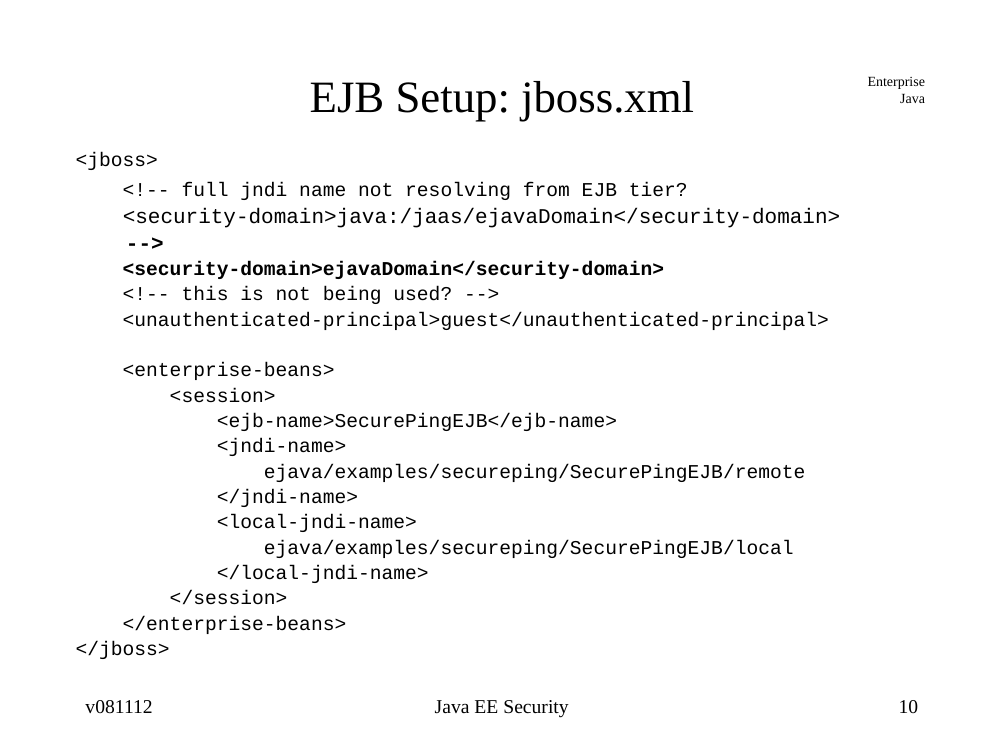
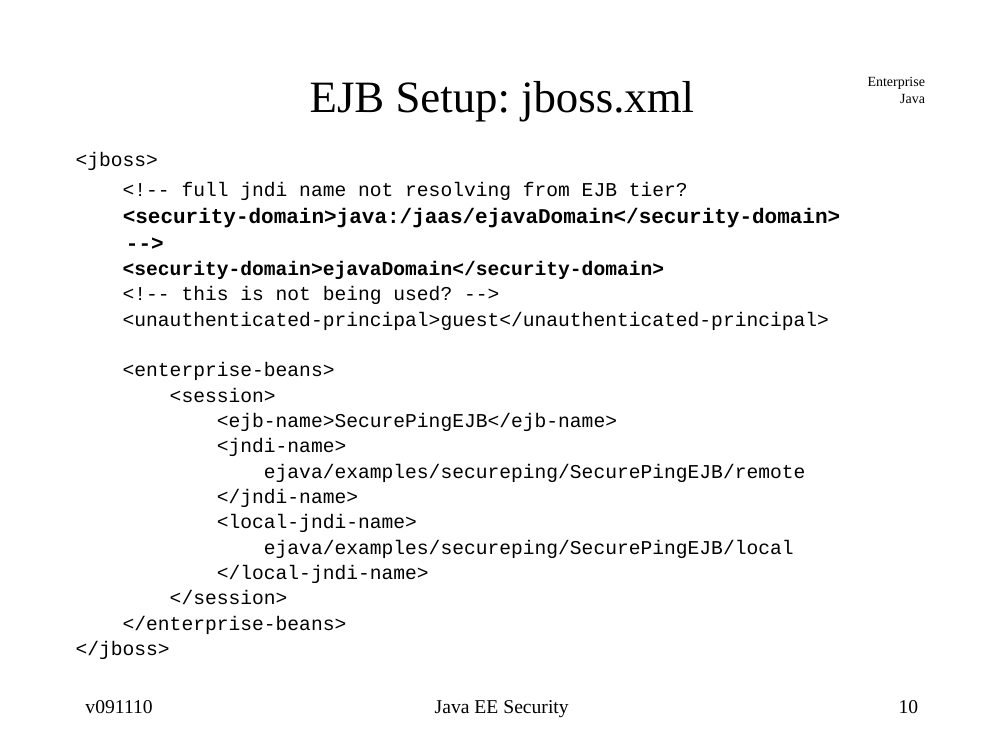
Before and after one commit to jcstaff/ejava-javaee, a slide deck: slide 10 of securePing/src/site/resources/lectures/javaeeSecurity.ppt. Drawn at 1008x756 pixels with LibreOffice and Linux fonts; fonts in the diff are those of the drawing. Boxes give left, top, right and bottom in pixels: in the first picture for what was removed or moved away, otherwise in the second. Text is boxed around its words. In the diff, an @@ line names an element or a change of style, - is before the commit and + after.

```diff
--- a/securePing/src/site/resources/lectures/javaeeSecurity.ppt
+++ b/securePing/src/site/resources/lectures/javaeeSecurity.ppt
@@ text at (123,208,840,228): bold on in "<security-domain>java:/jaas/ejavaDomain</security-domain>" @@
@@ text at (85,700,152,714): text changed @@
-v081112
+v091110
```
Also in this commit, not shown: 45 other slides changed, 9 other files.
